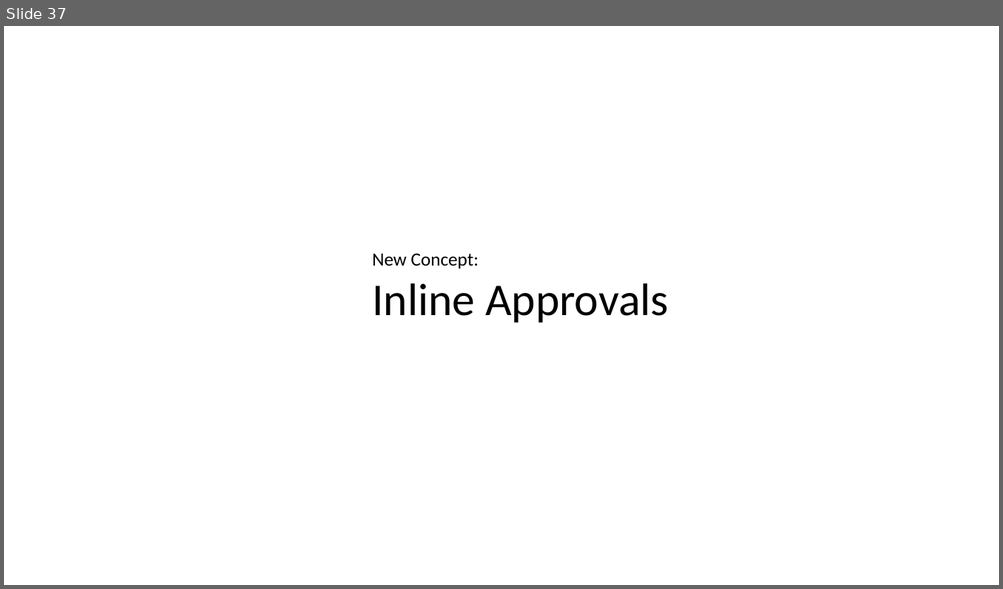
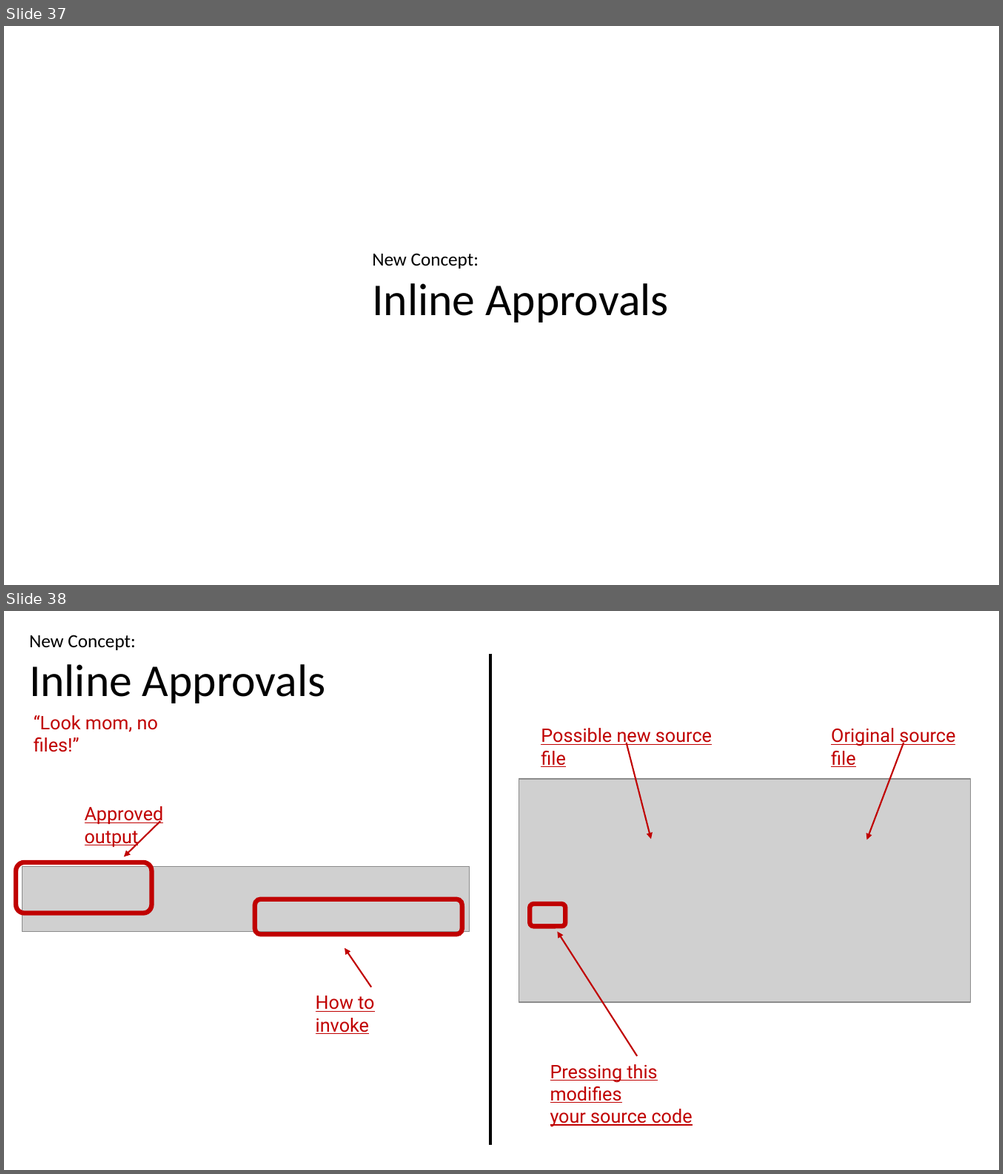
Before and after one commit to LearnWithLlew/TestingBetterWithApprovals.Slides, a slide deck: slides/Testing Better with Approvals.pptx. Shown one above the other, each under a label of ours: slide 37 before the commit, slides 37 and 38 after it. The pictures are 1003x589 and 1003x1174 pixels, drawn with LibreOffice and Linux fonts; fonts in the diff are those of the drawing; grey boxes stand for pictures. Boxes give left, top, right and bottom in pixels: in the first picture for what was removed or moved away, otherwise in the second. Text is boxed around its words. In the diff, an @@ line names an element or a change of style, - is before the commit and + after.

Commit message:
. d sample code and slides

```diff
--- a/slides/Testing Better with Approvals.pptx
+++ b/slides/Testing Better with Approvals.pptx
@@ slide 38 added at (4,611,999,1170), background #FFFFFF @@
@@ text added at (29,635,326,703), 44 pt, text #000000 @@
+New Concept:
+Inline Approvals
@@ line added from (490, 653) to (490, 1145), #000000 3 pt @@
@@ text added at (34,715,158,752), 18 pt, text #C00000 @@
+“Look mom, no files!”
@@ text added at (540,728,711,767), 18 pt, text #C00000, underline @@
+Possible new source file
@@ arrow added from (626, 743) to (651, 840), #C00000 1.5 pt @@
@@ text added at (831,728,955,767), 18 pt, text #C00000, underline @@
+Original source file
@@ arrow added from (904, 743) to (867, 840), #C00000 1.5 pt @@
@@ picture added at (519,779,970,1002) @@
@@ text added at (85,806,164,848), 18 pt, text #C00000, underline @@
+Approved output
@@ arrow added from (161, 821) to (124, 857), #C00000 1.5 pt @@
@@ rounded rectangle added at (16,863,152,913), outline #C00000 4.5 pt @@
@@ picture added at (22,867,469,932) @@
@@ rounded rectangle added at (255,900,462,935), outline #C00000 4.5 pt @@
@@ rounded rectangle added at (530,904,566,926), outline #C00000 4.5 pt @@
@@ arrow added from (637, 1056) to (557, 932), #C00000 1.5 pt @@
@@ arrow added from (371, 988) to (344, 948), #C00000 1.5 pt @@
@@ text added at (316,996,374,1034), 18 pt, text #C00000, underline @@
+How to invoke
@@ text added at (550,1065,692,1128), 18 pt, text #C00000, underline @@
+Pressing this modifies
+your source code
```
Also in this commit, not shown: 1 other file.
